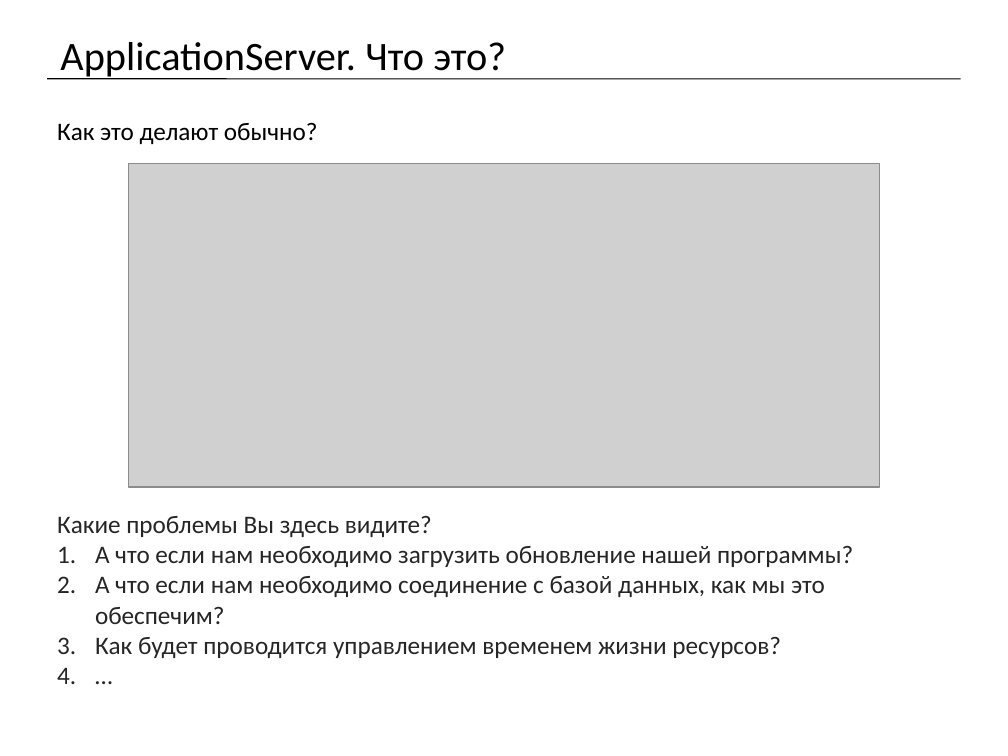
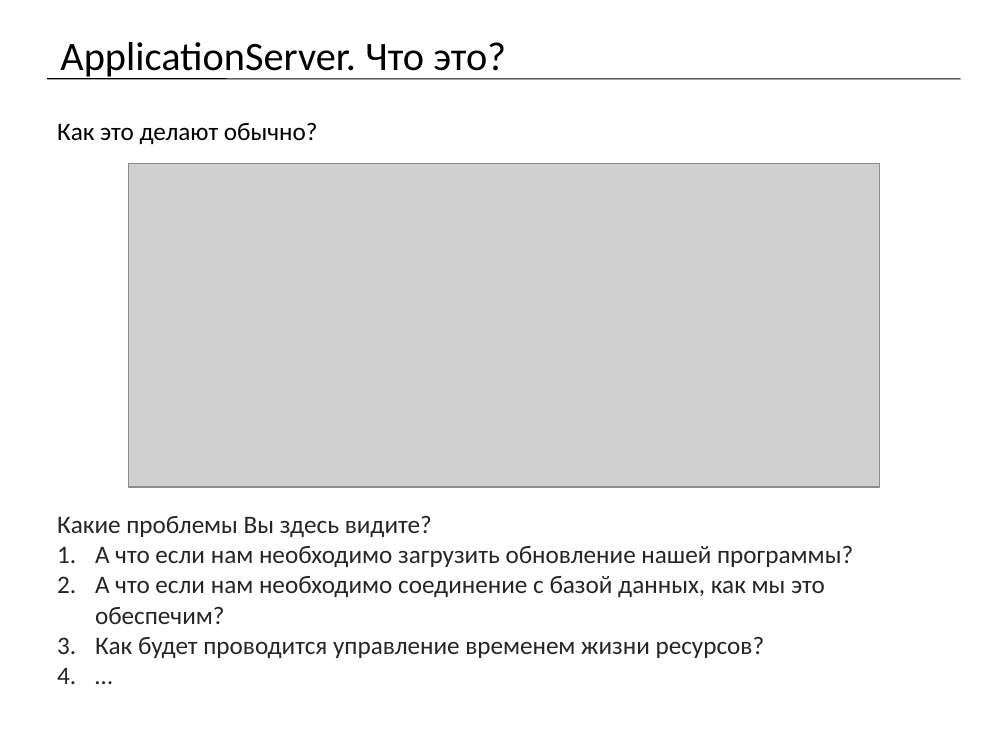
Before and after one commit to mrdekk/j2ee_course, a slide deck: slide 3 of lectures/j2ee. Lecture 2.pptx. Drawn at 1008x756 pixels with LibreOffice and Linux fonts; fonts in the diff are those of the drawing; grey boxes stand for pictures. Boxes give left, top, right and bottom in pixels: in the first picture for what was removed or moved away, otherwise in the second. Text is boxed around its words. In the diff, an @@ line names an element or a change of style, - is before the commit and + after.

```diff
--- a/lectures/j2ee. Lecture 2.pptx
+++ b/lectures/j2ee. Lecture 2.pptx
@@ text at [95,636,765,658]: text changed @@
-3. Как будет проводится управлением временем жизни ресурсов?
+3. Как будет проводится управление временем жизни ресурсов?
```
Also in this commit, not shown: 17 other files.
